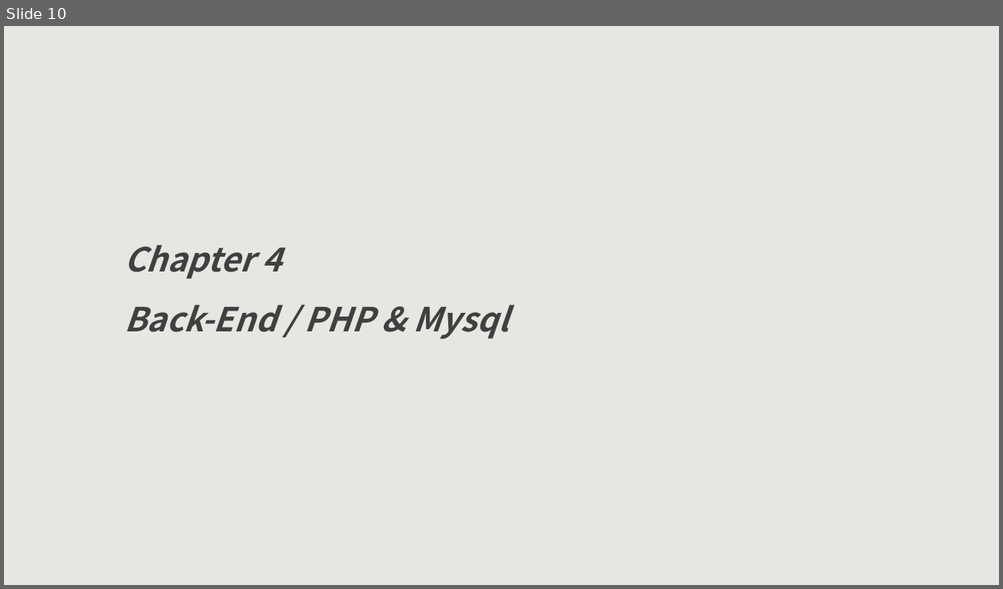
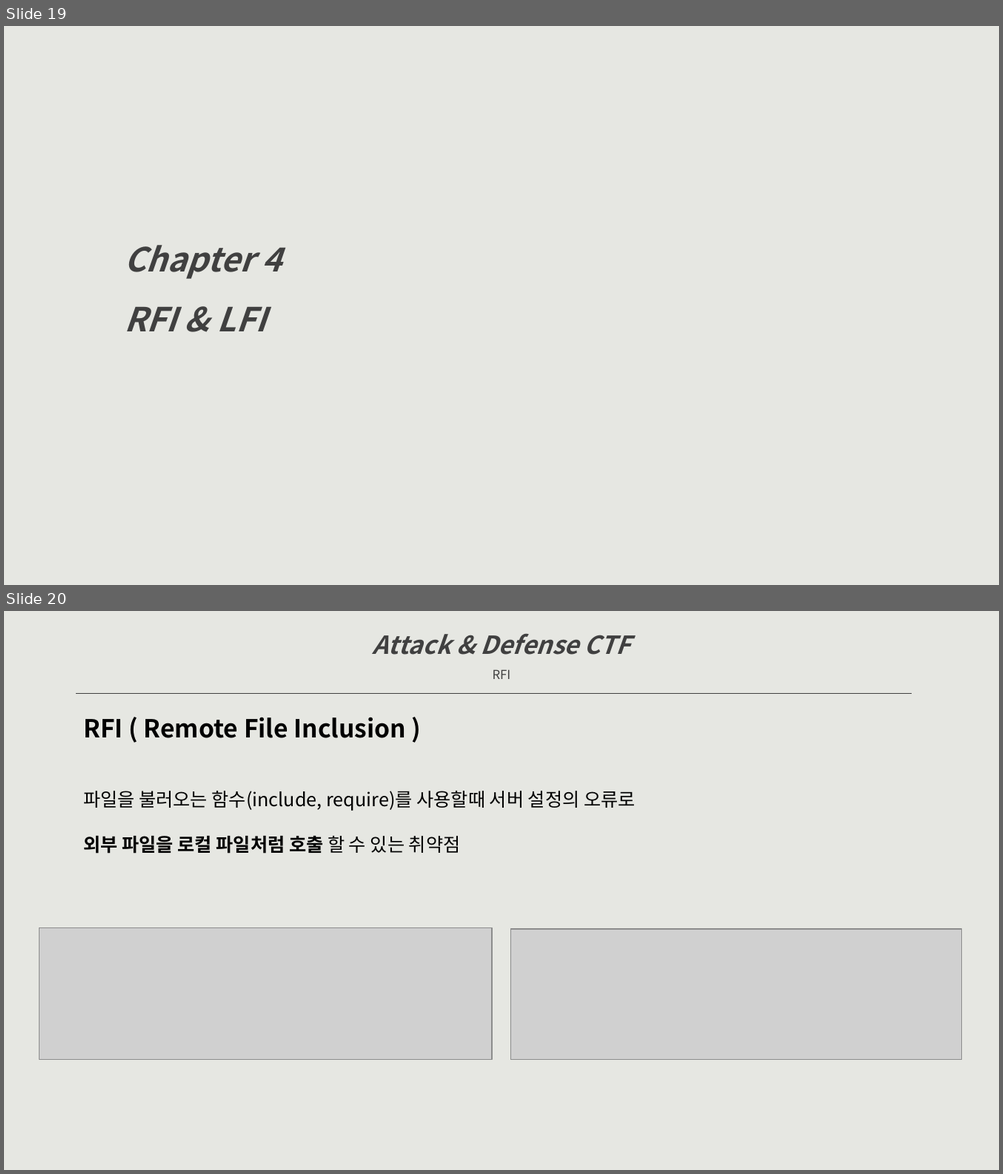
Before and after one commit to raxkson/kisec, a slide deck: Doc/Attack&Defense CTF-secu.pptx. Shown one above the other, each under a label of ours: slide 10 before the commit, slides 19 and 20 after it. The pictures are 1003x589 and 1003x1174 pixels, drawn with LibreOffice and Linux fonts; fonts in the diff are those of the drawing; grey boxes stand for pictures. Boxes give left, top, right and bottom in pixels: in the first picture for what was removed or moved away, otherwise in the second. Text is boxed around its words. In the diff, an @@ line names an element or a change of style, - is before the commit and + after.

```diff
--- a/Doc/Attack&Defense CTF-secu.pptx
+++ b/Doc/Attack&Defense CTF-secu.pptx
@@ slide 20 added at bbox=[4, 611, 999, 1170], background #E6E7E2 @@
@@ text added at bbox=[373, 633, 630, 679], 24 pt, text #404040, bold, italic @@
+Attack & Defense CTF
+RFI
@@ line added from (77, 694) to (912, 694), #404040 0.5 pt @@
@@ text added at bbox=[83, 717, 407, 738], 24 pt, text #000000, bold @@
+RFI ( Remote File Inclusion )
@@ text added at bbox=[83, 791, 635, 854], 18 pt, text #000000 @@
+파일을 불러오는 함수(include, require)를 사용할때 서버 설정의 오류로
+외부 파일을 로컬 파일처럼 호출 할 수 있는 취약점
@@ picture added at bbox=[40, 929, 492, 1060] @@
@@ picture added at bbox=[512, 930, 962, 1060] @@
@@ what was slide 10 is now slide 19 @@
@@ slide 19 changed as well @@
@@ text at bbox=[124, 307, 266, 332]: text changed @@
-Back-End / PHP & Mysql
+RFI & LFI
```
Also in this commit, not shown: 4 other slides changed, 36 other slides added, 5 slides removed.
